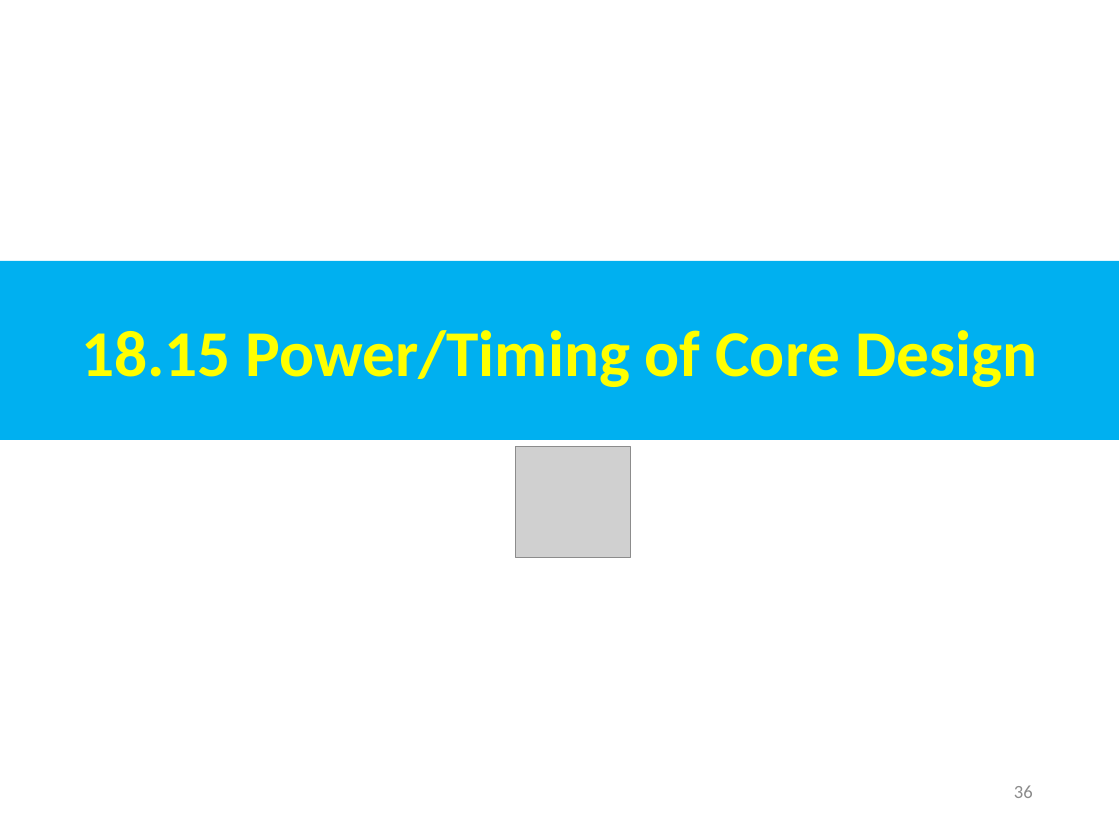
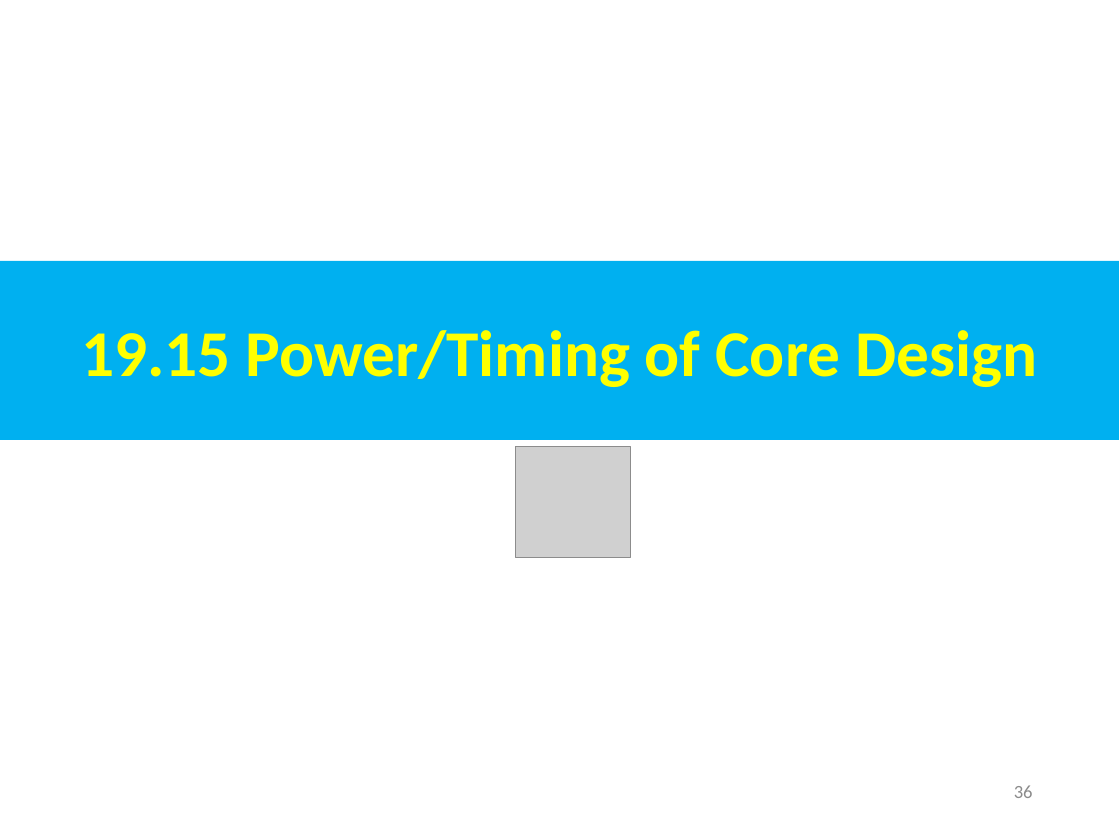
Before and after one commit to peterhchen/AIU_CS800_Chisel, a slide deck: slide 36 of 500_UCSC_HWD/019_DSE/000_Video/019.DSE.ppt. Drawn at 1120x840 pixels with LibreOffice and Linux fonts; fonts in the diff are those of the drawing; grey boxes stand for pictures. Boxes give left, top, right and bottom in pixels: in the first picture for what was removed or moved away, otherwise in the second. Text is boxed around its words. In the diff, an @@ line names an element or a change of style, - is before the commit and + after.

```diff
--- a/500_UCSC_HWD/019_DSE/000_Video/019.DSE.ppt
+++ b/500_UCSC_HWD/019_DSE/000_Video/019.DSE.ppt
@@ text in rectangle at (81,330,1037,387): text changed @@
-18.15 Power/Timing of Core Design
+19.15 Power/Timing of Core Design
```
Also in this commit, not shown: 32 other slides changed.
